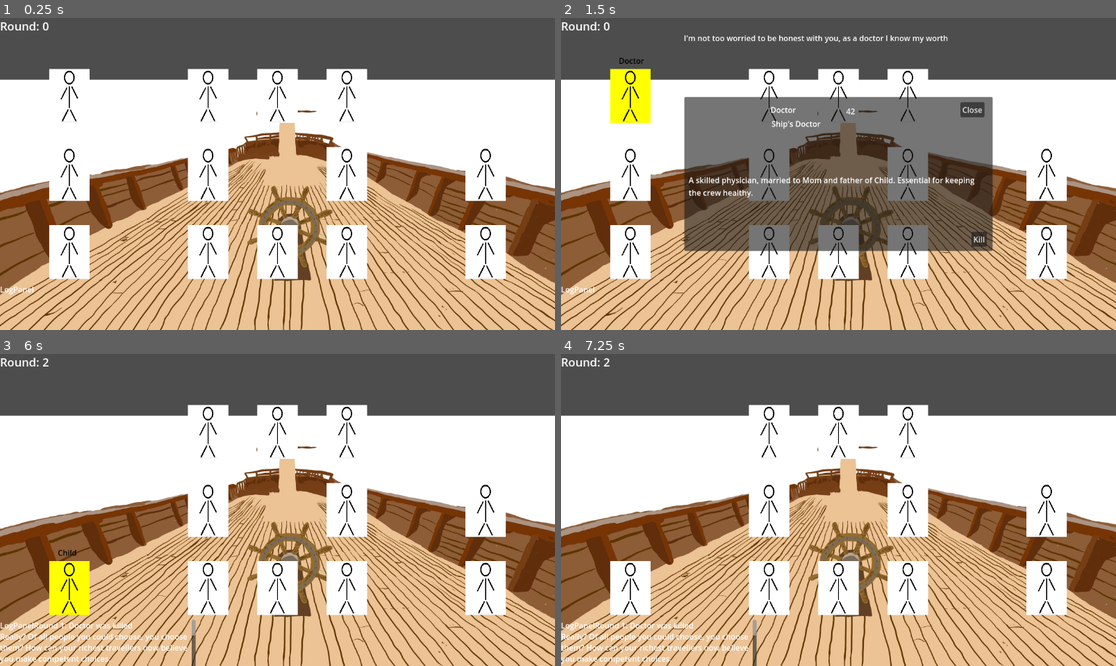
Above: before the commit, frames 1-4 (two rows, left to right).
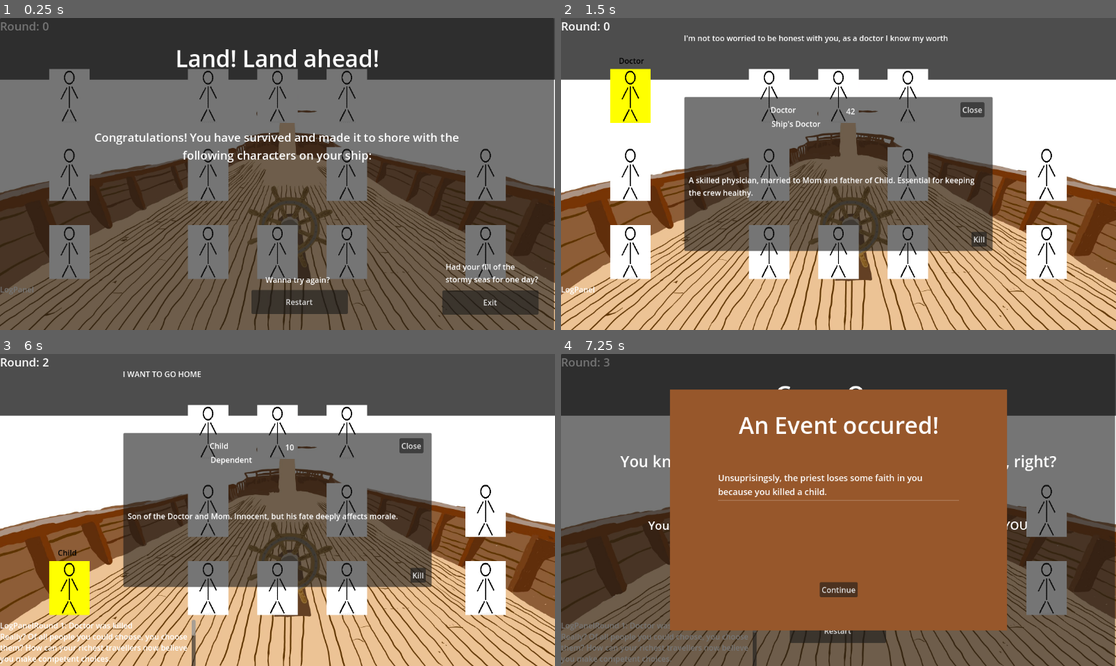
Above: after the commit, the same moments.

Repository: sajochems/Jamsepticeye
Game: Godot game, scene res://scenes/main.tscn
The game is run twice, just before and just after one commit, with the same random seed, the same clock (stepped at 60 frames per second) and the same inputs.
Inputs (mouse positions are in pixels of both pictures, inside the frame that each line leads up to):
- Up to frame 1 (0.25 s): no input
- Up to frame 2 (1.5 s): click (860, 301) at 0.5 s, where only the run after the commit has a clickable "Restart"; tap Enter at 1.25 s; move the mouse to (627, 96) at 1.27 s; click (627, 96) at 1.42 s
- Up to frame 3 (6 s): click "Kill" at 2 s; click "Continue" at 2.75 s; tap Space at 3.5 s; move the mouse to (66, 510) at 3.52 s; click (66, 510) at 3.67 s; click "Kill" at 4.25 s; click "Continue" at 5 s; tap Enter at 5.75 s; move the mouse to (66, 588) at 5.77 s; click (66, 588) at 5.92 s
- Up to frame 4 (7.25 s): click (977, 575) at 6.5 s, where only the run after the commit has a clickable "Kill"

The runs differ from the first frame. In frame 1, 99% of the frame differs, in the area x 0-100%, y 0-100%; in frame 2, nothing differs; in frame 3, 27%; in frame 4, 96%.
Error before the commit: Invalid access of index '3' on a base object of type: 'Array'. (res://scripts/character_info_window.gd:34)

Commit message:
Fixed some bugs

Diff:
--- a/scenes/main.tscn
+++ b/scenes/main.tscn
@@ -1,10 +1,11 @@
-[gd_scene load_steps=7 format=3 uid="uid://bf6iwnwiinecl"]
+[gd_scene load_steps=8 format=3 uid="uid://bf6iwnwiinecl"]
 
 [ext_resource type="Script" uid="uid://p8bqhkah8l3t" path="res://scripts/main.gd" id="1_bo1nx"]
 [ext_resource type="PackedScene" uid="uid://dt3sc13gk1nww" path="res://scenes/character_info_window.tscn" id="1_jjgbg"]
 [ext_resource type="Texture2D" uid="uid://dqu0qt4dlama8" path="res://assets/sprites/Copy of Railings.JPEG.jpg" id="2_jyhfs"]
 [ext_resource type="PackedScene" uid="uid://bsekspsffcygf" path="res://scenes/game_over_window.tscn" id="5_tbgi4"]
 [ext_resource type="PackedScene" uid="uid://xld7kxpusy1y" path="res://scenes/event_info_window.tscn" id="5_tefeu"]
+[ext_resource type="PackedScene" uid="uid://cm7ana525u3is" path="res://scenes/game_won_window.tscn" id="6_tefeu"]
 
 [sub_resource type="LabelSettings" id="LabelSettings_jyhfs"]
 font_size = 24
@@ -40,9 +41,6 @@
 grow_horizontal = 2
 grow_vertical = 2
 
-[node name="GameWonWindow" parent="UI" instance=ExtResource("5_tbgi4")]
-visible = false
-
 [node name="RoundLabel" type="Label" parent="UI"]
 offset_right = 40.0
 offset_bottom = 23.0
@@ -64,3 +62,5 @@
 
 [node name="EventInfoWindow" parent="UI" instance=ExtResource("5_tefeu")]
 visible = false
+
+[node name="GameWonWindow" parent="UI" instance=ExtResource("6_tefeu")]
--- a/scripts/character_info_window.gd
+++ b/scripts/character_info_window.gd
@@ -31,6 +31,8 @@
 	if description_label:
 		description_label.text = character_ref.description
 
+	if state > 2:
+		state = 2
 	dialogue.text = character_ref.dialogues[state]
 
 
Not shown: 1 places in scenes/game_won_window.tscn that only renumber resources
